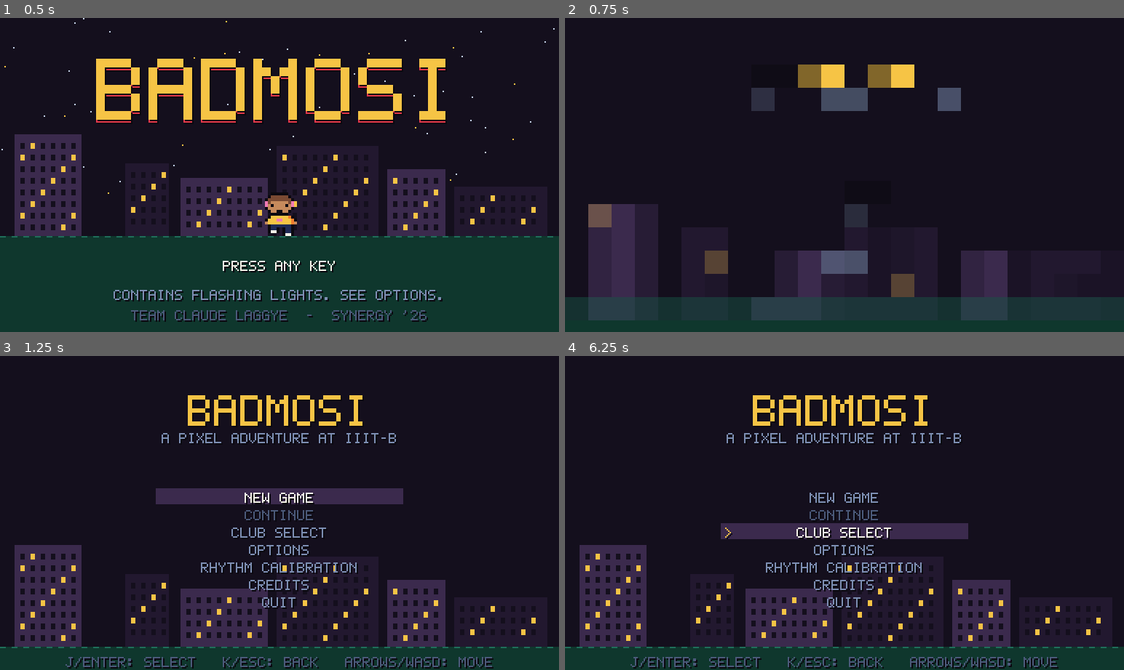
Above: before the commit, frames 1-4 (two rows, left to right).
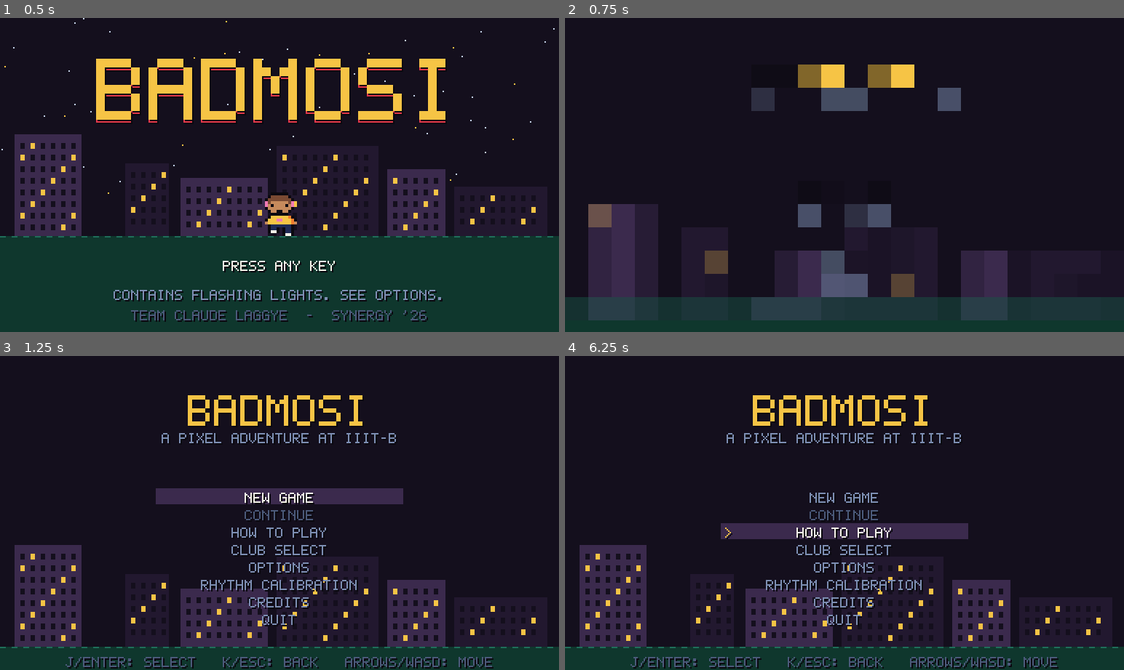
Above: after the commit, the same moments.

Repository: Paradox-73/Badmosi
Game: Godot game, scene res://scenes/main.tscn
The game is run twice, just before and just after one commit, with the same random seed, the same clock (stepped at 60 frames per second) and the same inputs.
Inputs (mouse positions are in pixels of both pictures, inside the frame that each line leads up to):
- Up to frame 1 (0.5 s): no input
- Up to frame 2 (0.75 s): tap Enter at 0.5 s; move the mouse to (967, 159) at 0.52 s; hold D (right) from 0.53 s (still down); hold J (attack) from 0.53 s (still down); click (967, 159) at 0.67 s
- Up to frame 3 (1.25 s): keep holding D (right); keep holding J (attack); tap Space at 0.77 s; tap K (dodge) at 0.8 s
- Up to frame 4 (6.25 s): release D (right) at 1.25 s; release J (attack) at 1.25 s; tap Space at 1.25, 3.77 s; drag from (732, 528) to (816, 575) at 1.27 s; move the mouse to (900, 443) at 2.02 s; hold D (right) 2.03-2.75 s; hold J (attack) 2.03-2.75 s; tap I (switch) at 2.1, 3.8 s; click (900, 443) at 2.17 s; drag from (816, 575) to (676, 465) at 2.77 s; tap Enter at 3.5 s; move the mouse to (1012, 560) at 3.52 s; hold A (left) 3.53-4.25 s; hold K (dodge) 3.53-4.25 s; click (1012, 560) at 3.67 s; tap Escape (pause) at 4.15 s; drag from (676, 465) to (760, 434) at 4.27 s; move the mouse to (872, 513) at 5.02 s; hold S (down) 5.03-5.75 s; hold L (special) 5.03-5.75 s; click (872, 513) at 5.17 s; tap K (dodge) at 5.3 s; drag from (760, 434) to (732, 528) at 5.77 s

Frame 1 is identical in both runs. In frame 2, 1.5% of the frame differs, in the area x 41-59%, y 59-89%; in frame 3, 1.6%; in frame 4, 1.8%, in the area x 35-65%, y 54-87%.

Commit message:
Add a How to Play screen to the main menu

Diff:
--- a/scripts/main.gd
+++ b/scripts/main.gd
@@ -13,6 +13,7 @@
 	"club": "res://scripts/club_room.gd",
 	"ending": "res://scripts/story/ending.gd",
 	"calibrate": "res://scripts/ui/calibrate.gd",
+	"how_to_play": "res://scripts/ui/how_to_play.gd",
 }
 
 var world: Node2D
--- /dev/null
+++ b/scripts/ui/how_to_play.gd
@@ -0,0 +1,106 @@
+extends Node2D
+## How to play: the goal, college-life rules, controls and the F-it switch,
+## on three pages. Left and right turn pages; K goes back.
+
+var page := 0
+var t := 0.0
+const PAGES := 3
+
+
+func _process(delta: float) -> void:
+	t += delta
+	queue_redraw()
+	if Input.is_action_just_pressed("right") or Input.is_action_just_pressed("attack"):
+		if page < PAGES - 1:
+			page += 1
+			Audio.play("move", 0.0)
+		elif Input.is_action_just_pressed("attack"):
+			Game.goto("menu")
+	elif Input.is_action_just_pressed("left") and page > 0:
+		page -= 1
+		Audio.play("move", 0.0)
+	elif Input.is_action_just_pressed("dodge") or Input.is_action_just_pressed("pause"):
+		Game.goto("menu")
+
+
+func _unhandled_input(e: InputEvent) -> void:
+	if e is InputEventMouseButton and e.pressed and e.button_index == MOUSE_BUTTON_LEFT:
+		if page < PAGES - 1:
+			page += 1
+		else:
+			Game.goto("menu")
+
+
+func _draw() -> void:
+	draw_rect(Rect2(0, 0, Px.W, Px.H), Px.C.ink)
+	Px.text_c(self, "HOW TO PLAY", Px.W / 2.0, 8, Px.C.gold, 16)
+	match page:
+		0: _page_goal()
+		1: _page_rules()
+		2: _page_keys()
+	for i in PAGES:
+		draw_rect(Rect2(Px.W / 2.0 - 14 + i * 10, Px.H - 22, 6, 6), Px.C.gold if i == page else Px.C.slate)
+	Px.text_c(self, "< > TURN PAGES   J NEXT   K BACK", Px.W / 2.0, Px.H - 12, Px.C.steel)
+
+
+func _lines(lines: Array, y: int, col: Color = Px.C.white) -> void:
+	for i in lines.size():
+		Px.text(self, lines[i], Vector2(24, y + i * 11), col)
+
+
+func _page_goal() -> void:
+	var pix := Px.char_tex(Game.pix_look(), "walk1" if int(t * 3) % 2 == 0 else "idle")
+	draw_texture_rect(pix, Rect2(Vector2(Px.W - 72, 44), pix.get_size() * 3), false)
+	Px.text(self, "THE GOAL", Vector2(24, 34), Px.C.cyan)
+	_lines([
+		"YOU ARE PIX, A FRESHER WHO WANTS TO",
+		"START THE PIXEL CLUB IN ROOM 404.",
+		"",
+		"BEAT ALL 13 CLUBS AT THEIR OWN GAME.",
+		"THEN BEAT THE SAC, THEN THE ADMIN.",
+		"",
+		"WALK INTO A BUILDING DOOR ON CAMPUS",
+		"TO SEE ITS CLUBS. EACH ONE HAS A",
+		"MINIGAME. WIN IT FOR A CLUB CARD.",
+	], 48)
+	Px.text(self, "HATE A MINIGAME? HOLD F FOR 1 SECOND.", Vector2(24, 158), Px.C.pink)
+	Px.text(self, "PIX FLIPS THE TABLE AND FIGHTS THE CLUB.", Vector2(24, 169), Px.C.pink)
+
+
+func _page_rules() -> void:
+	Px.text(self, "COLLEGE LIFE IS THE RULE SET", Vector2(24, 34), Px.C.cyan)
+	var rows := [
+		["ATTENDANCE", "YOUR HEALTH. MISTAKES AND HITS COST IT.", Px.C.lime],
+		["DETAINED", "ATTENDANCE HIT 0%. TRY THE RE-EXAM.", Px.C.red],
+		["PROXY", "AN EXTRA LIFE: A FRIEND MARKS YOU PRESENT.", Px.C.gold],
+		["PIXELS (PX)", "MONEY. SPEND IT AT THE CANTEEN.", Px.C.gold],
+		["SEM UP", "EACH NEW CARD: MORE DAMAGE, LESS LOSS.", Px.C.cyan],
+		["SPECIALS", "EVERY 3 CARDS UNLOCK A NEW ONE.", Px.C.violet],
+		["HYPE", "LANDED HITS FILL IT. SPECIALS SPEND IT.", Px.C.gold],
+	]
+	for i in rows.size():
+		var y := 52 + i * 15
+		Px.text(self, rows[i][0], Vector2(24, y), rows[i][2])
+		Px.text(self, rows[i][1], Vector2(112, y), Px.C.white)
+	Px.text(self, "STUCK? PAUSE (ESC) HAS ASSISTS: INVINCIBLE,", Vector2(24, 164), Px.C.steel)
+	Px.text(self, "DOUBLE DAMAGE AND SKIP CLUB. NO PENALTY.", Vector2(24, 175), Px.C.steel)
+
+
+func _page_keys() -> void:
+	Px.text(self, "CONTROLS", Vector2(24, 34), Px.C.cyan)
+	var rows := [
+		["MOVE", "WASD OR ARROW KEYS"],
+		["ATTACK, CONFIRM", "J  (PRESS 3x FOR A COMBO)"],
+		["DODGE, BACK", "K"],
+		["SPECIAL", "L"],
+		["SWITCH SPECIAL", "I"],
+		["FLIP THE TABLE", "HOLD F FOR 1 SECOND"],
+		["PAUSE", "ESC"],
+		["FULLSCREEN", "F11"],
+	]
+	for i in rows.size():
+		var y := 50 + i * 13
+		Px.text(self, rows[i][0], Vector2(24, y), Px.C.gold)
+		Px.text(self, rows[i][1], Vector2(140, y), Px.C.white)
+	Px.text(self, "EACH MINIGAME SHOWS ITS OWN KEYS FIRST.", Vector2(24, 160), Px.C.mist)
+	Px.text(self, "A GAMEPAD WORKS TOO.", Vector2(24, 171), Px.C.mist)
--- a/scripts/ui/main_menu.gd
+++ b/scripts/ui/main_menu.gd
@@ -12,6 +12,7 @@
 	var items := [
 		{"text": "NEW GAME", "on": _new_game},
 		{"text": "CONTINUE", "on": _continue, "disabled": not Game.has_save()},
+		{"text": "HOW TO PLAY", "on": func(): Game.goto("how_to_play")},
 		{"text": "CLUB SELECT", "on": func(): Game.goto("club_select")},
 		{"text": "OPTIONS", "on": func(): Game.goto("options")},
 		{"text": "RHYTHM CALIBRATION", "on": func(): Game.goto("calibrate")},
